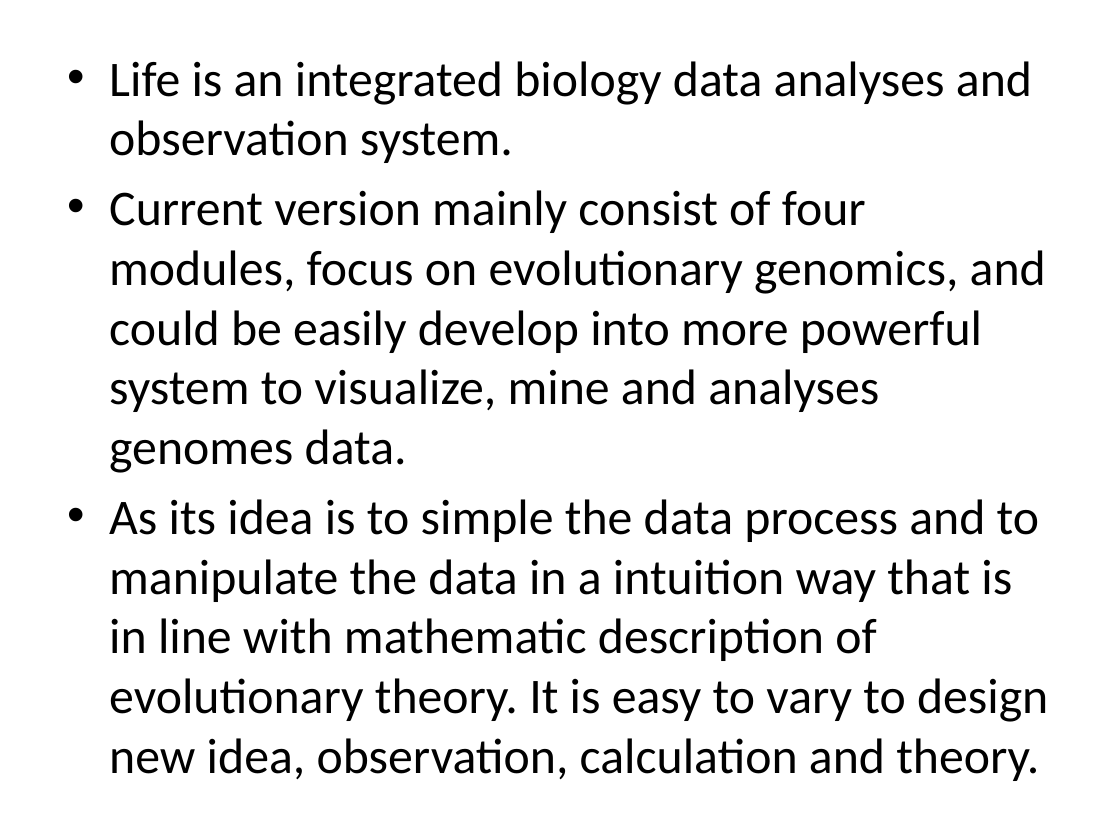
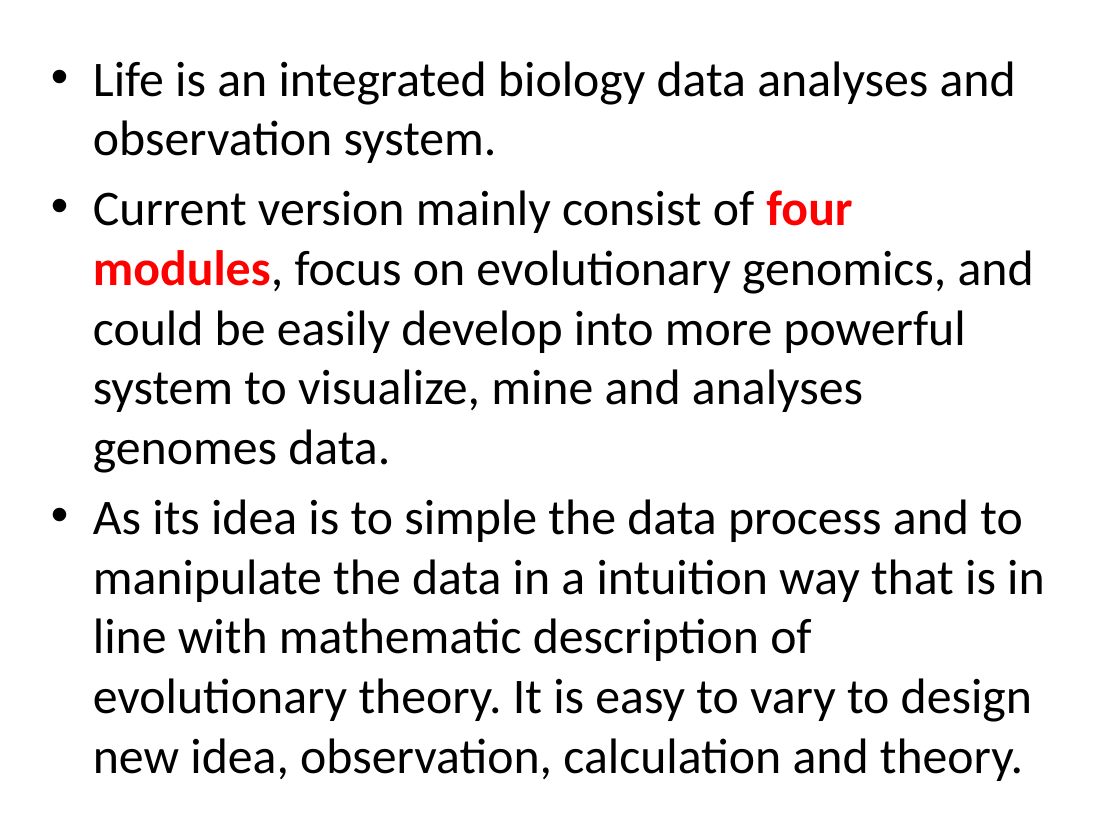
Before and after one commit to vitogump/lifelit, a slide deck: slide 2 of userGuide.pptx. Drawn at 1120x840 pixels with LibreOffice and Linux fonts; fonts in the diff are those of the drawing. Boxes give left, top, right and bottom in pixels: in the first picture for what was removed or moved away, otherwise in the second. Text is boxed around its words. In the diff, an @@ line names an element or a change of style, - is before the commit and + after.

```diff
--- a/userGuide.pptx
+++ b/userGuide.pptx
@@ text "Life is an integrated biology ..." moved from (x1=109, y1=61, x2=1048, y2=781) to (x1=93, y1=61, x2=1045, y2=781) @@
@@ text at (x1=93, y1=190, x2=1034, y2=473): text colour #000000 to #FF0000, bold on in "four modules," @@
```
Also in this commit, not shown: 6 other slides changed, 1 slide added, 6 other files.
